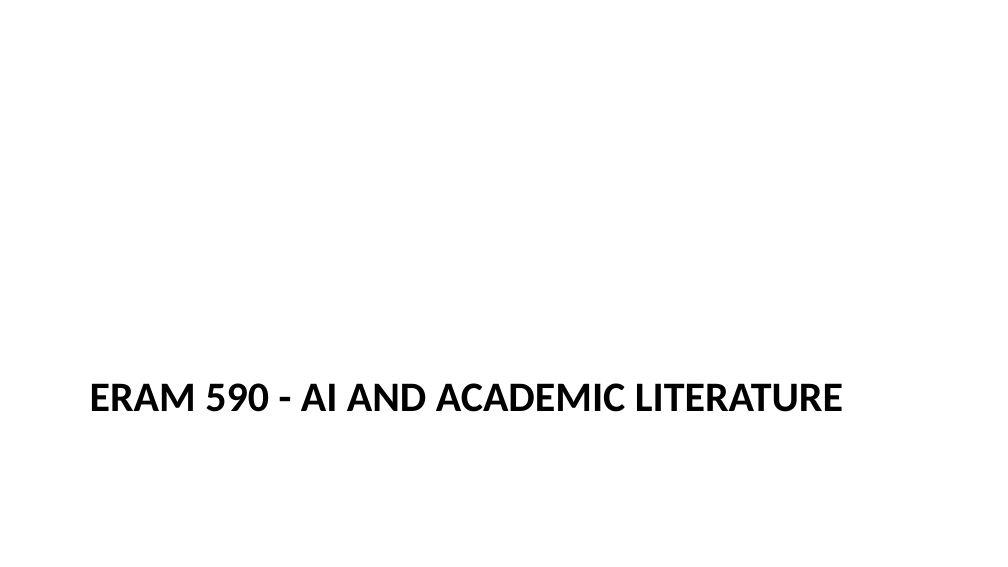
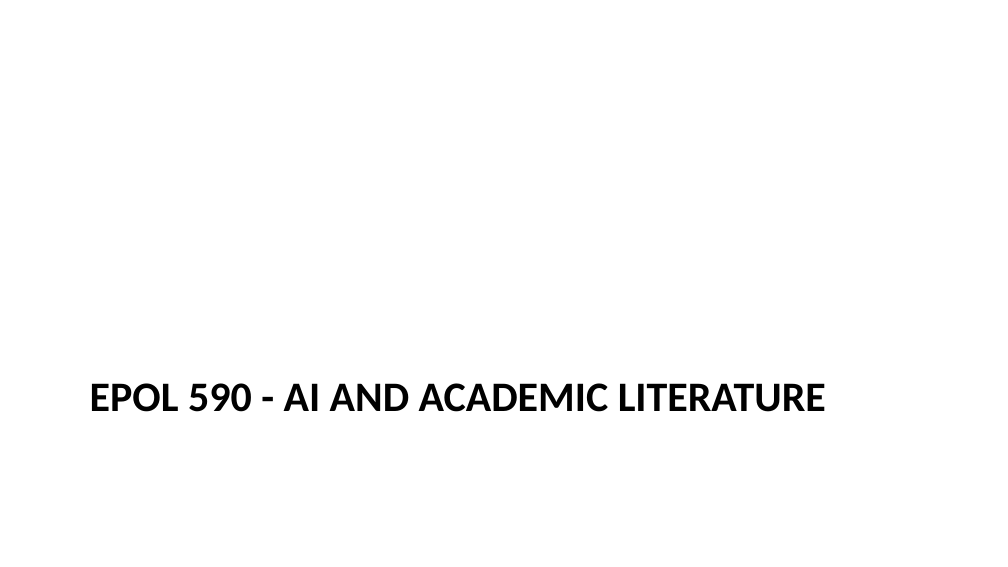
Before and after one commit to liammagee/machinespirits-content-philosophy, a slide deck: slide 1 of courses/590-fall-2026/590-lecture-1.pptx. Drawn at 1008x567 pixels with LibreOffice and Linux fonts; fonts in the diff are those of the drawing. Boxes give left, top, right and bottom in pixels: in the first picture for what was removed or moved away, otherwise in the second. Text is boxed around its words. In the diff, an @@ line names an element or a change of style, - is before the commit and + after.

```diff
--- a/courses/590-fall-2026/590-lecture-1.pptx
+++ b/courses/590-fall-2026/590-lecture-1.pptx
@@ title at box(90, 383, 826, 412): text changed @@
-ERAM 590 - AI AND ACADEMIC LITERATURE
+EPOL 590 - AI AND ACADEMIC LITERATURE
```
Also in this commit, not shown: 1 other slide changed, 19 other files.
